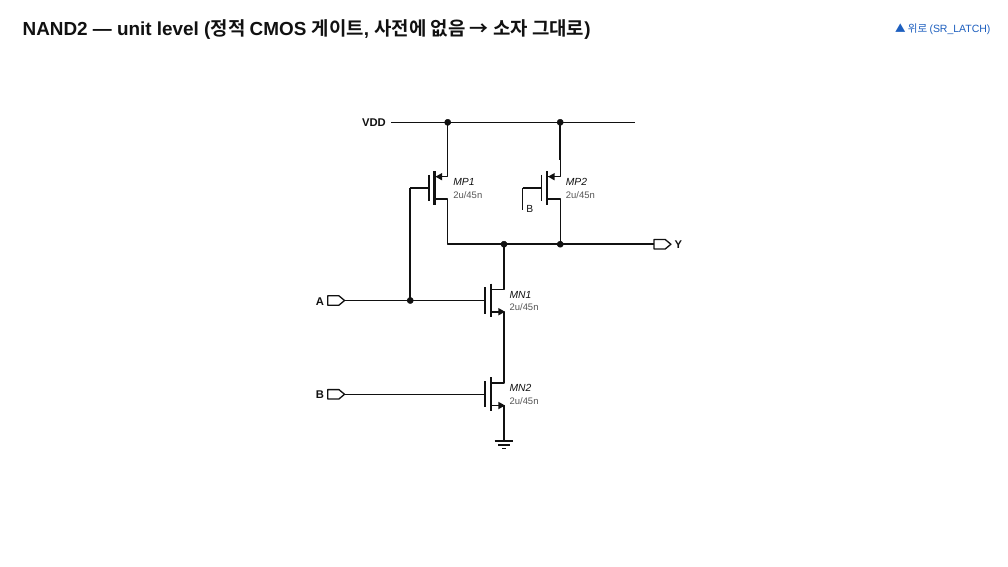
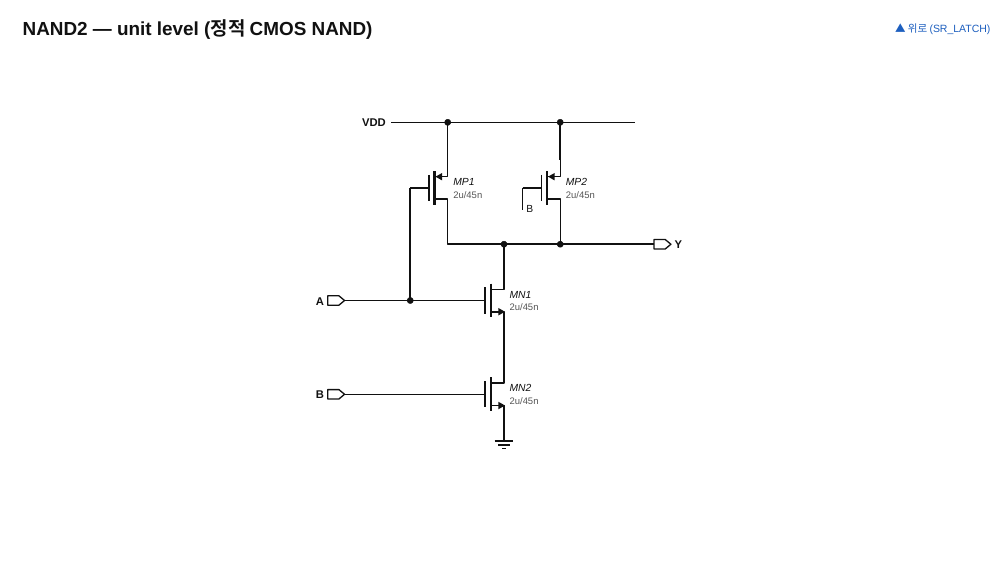
Before and after one commit to jmseo16/etf-dashboard, a slide deck: slide 13 of netlist-hsio-concept-diagram/reference/rx_afe/out/concept.pptx. Drawn at 1008x567 pixels with LibreOffice and Linux fonts; fonts in the diff are those of the drawing. Boxes give left, top, right and bottom in pixels: in the first picture for what was removed or moved away, otherwise in the second. Text is boxed around its words. In the diff, an @@ line names an element or a change of style, - is before the commit and + after.

```diff
--- a/netlist-hsio-concept-diagram/reference/rx_afe/out/concept.pptx
+++ b/netlist-hsio-concept-diagram/reference/rx_afe/out/concept.pptx
@@ text at box(23, 21, 373, 39): text changed @@
-NAND2 — unit level (정적 CMOS 게이트, 사전에 없음 → 소자 그대로)
+NAND2 — unit level (정적 CMOS NAND)
```
Also in this commit, not shown: 13 other slides changed, 41 other files.
